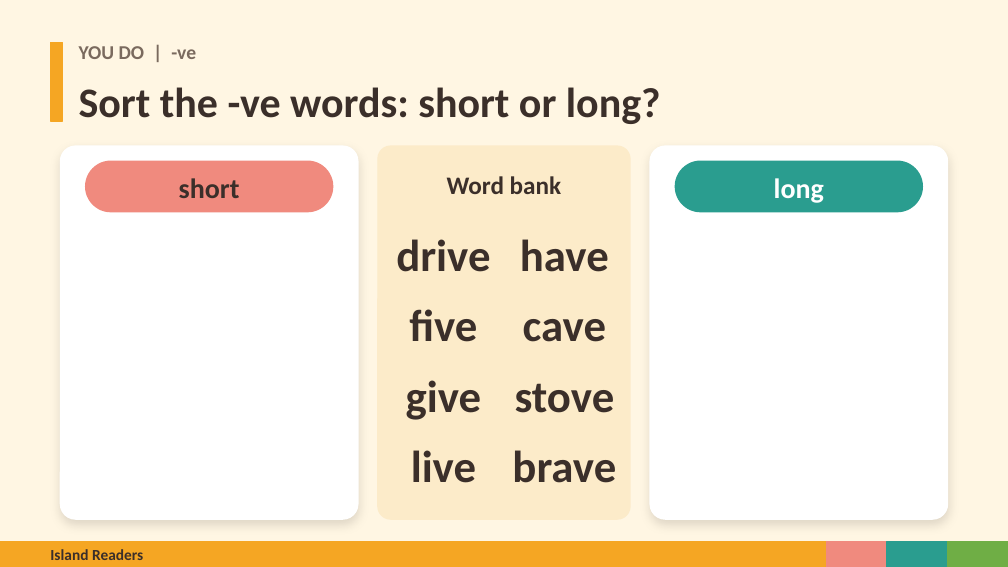
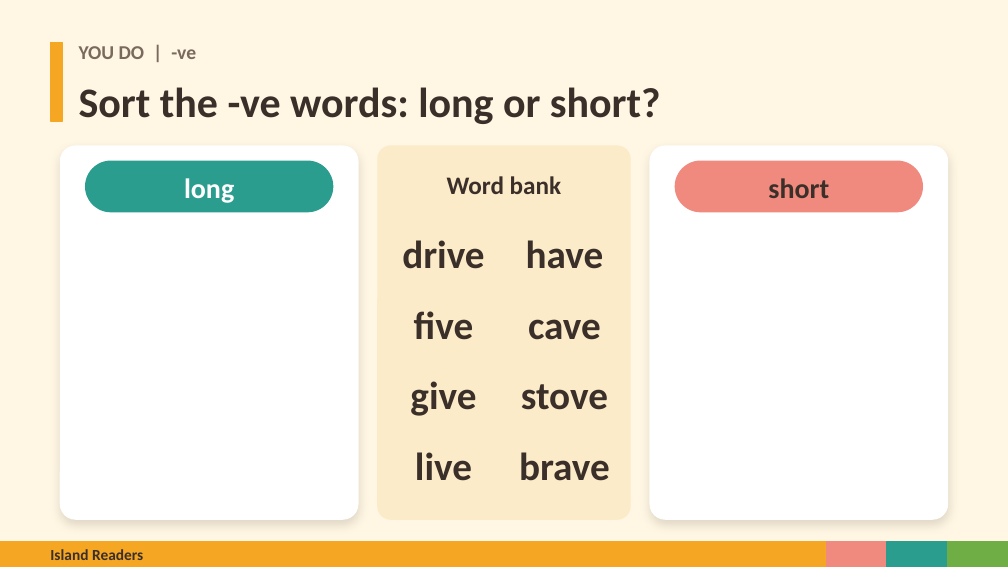
Before and after one commit to Silkwormx/island-readers, a slide deck: slide 14 of materials/unit5/Island_Readers_Tricky_e_Endings.pptx (slide 6 before the commit). Drawn at 1008x567 pixels with LibreOffice and Linux fonts; fonts in the diff are those of the drawing. Boxes give left, top, right and bottom in pixels: in the first picture for what was removed or moved away, otherwise in the second. Text is boxed around its words. In the diff, an @@ line names an element or a change of style, - is before the commit and + after.

```diff
--- a/materials/unit5/Island_Readers_Tricky_e_Endings.pptx
+++ b/materials/unit5/Island_Readers_Tricky_e_Endings.pptx
@@ text at <box>79,87,661,124</box>: text changed @@
-Sort the -ve words: short or long?
+Sort the -ve words: long or short?
@@ rounded rectangle at <box>86,161,333,212</box>: fill #F08A7E to #2A9D8F; outline #F08A7E 1 pt to #2A9D8F 1 pt @@
@@ text at <box>184,178,234,203</box>: text changed; text colour #3B2F2A to #FFFFFF @@
-short
+long
@@ rounded rectangle at <box>675,161,922,212</box>: fill #2A9D8F to #F08A7E; outline #2A9D8F 1 pt to #F08A7E 1 pt @@
@@ text at <box>768,178,829,198</box>: text changed; text colour #FFFFFF to #3B2F2A @@
-long
+short
@@ size 32 to 28 pt in 8 elements at <box>402,240,484,269</box>, <box>526,240,604,269</box>, <box>414,311,474,340</box>, <box>528,319,601,340</box>, <box>410,381,476,416</box>, <box>521,384,608,410</box>, <box>415,452,472,481</box>, <box>519,452,610,481</box> @@
```
Also in this commit, not shown: 15 other slides changed, 13 slides added, 2 slides removed, 41 other files.
